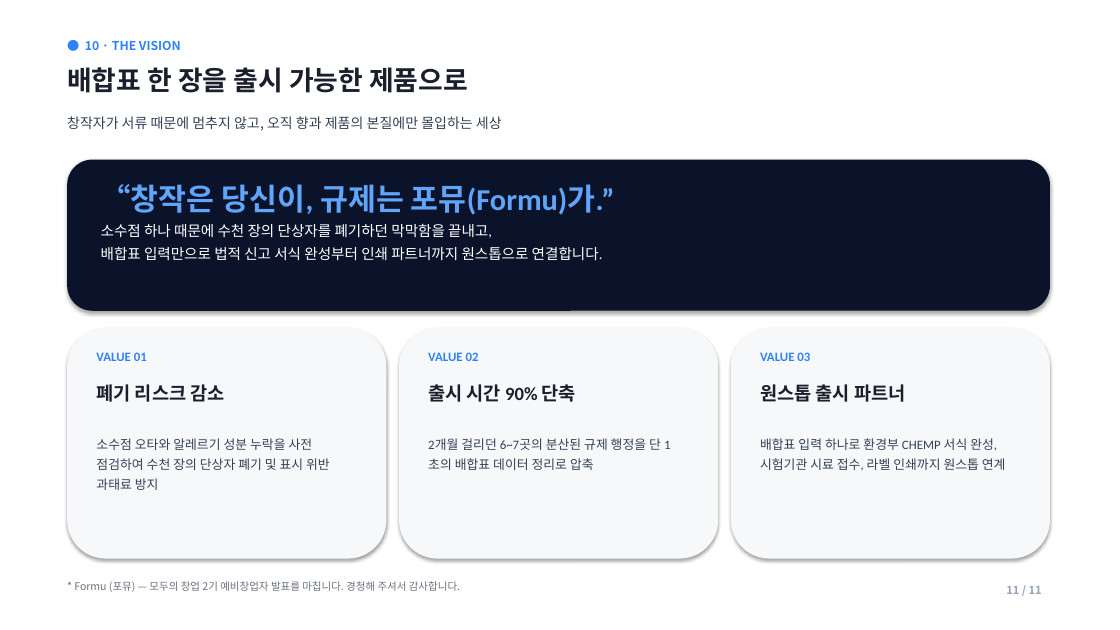
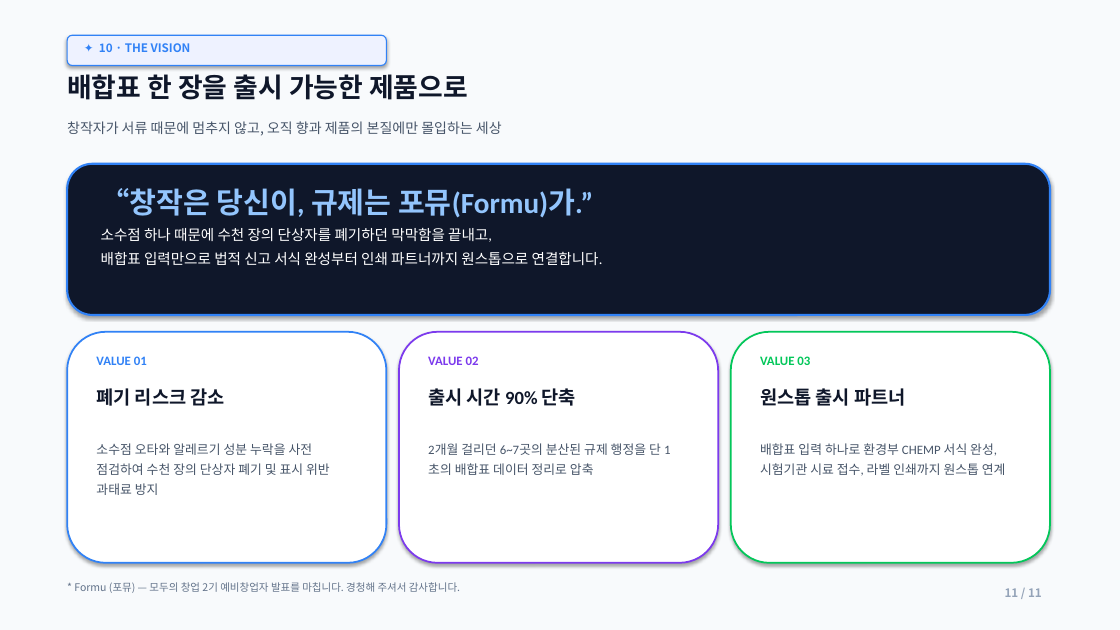
Before and after one commit to lita-lilith16/formu-landing, a slide deck: slide 11 of public/formu_pitch_deck.pptx. Drawn at 1120x630 pixels with LibreOffice and Linux fonts; fonts in the diff are those of the drawing. Boxes give left, top, right and bottom in pixels: in the first picture for what was removed or moved away, otherwise in the second. Text is boxed around its words. In the diff, an @@ line names an element or a change of style, - is before the commit and + after.

Commit message:
feat(pitch-deck): apply 3D glassmorphism reference style with blue-purple-white palette, Kanban scheduling, exploded architecture, and bold metric cards

```diff
--- a/public/formu_pitch_deck.pptx
+++ b/public/formu_pitch_deck.pptx
@@ rectangle at (0, 0, 1120, 630): fill #FFFFFF to #F8FAFC @@
@@ rounded rectangle added at (67, 35, 386, 66), fill #EEF2FF, outline #3182F6 1 pt @@
@@ text at (99, 43, 191, 52): text changed; size 10.5 to 10 pt @@
-● 10 · THE VISION
+✦ 10 · THE VISION
@@ text colour #1A1F2C to #0F172A in 4 elements at (96, 388, 224, 406), (428, 388, 576, 406), (760, 388, 905, 406), (67, 74, 468, 100) @@
@@ text colour #334155 to #475569 in 4 elements at (96, 443, 330, 495), (428, 443, 661, 475), (760, 443, 1006, 476), (67, 121, 502, 136) @@
@@ rounded rectangle at (67, 164, 1050, 315): fill #0B132B to #0F172A; outline none to #3182F6 1.8 pt @@
@@ text "“창작은 당신이, 규제는 포뮤(Formu)가.”" at (101, 188, 603, 265): size 26 to 25 pt, text colour #60A5FA to #93C5FD in "“창작은 당신이, 규제는 포뮤(Formu)가.”"; line spacing 1.3 to 1.35 @@
@@ rounded rectangle at (67, 332, 386, 563): fill #F7F8FA to #FFFFFF; outline none to #3182F6 1.5 pt @@
@@ rounded rectangle at (399, 332, 718, 563): fill #F7F8FA to #FFFFFF; outline none to #7C3AED 1.5 pt @@
@@ text "VALUE 02" at (428, 356, 479, 365): text colour #3182F6 to #7C3AED @@
@@ 4 rounded rectangles, 2 texts: place and size @@
-4 rounded rectangles, 2 texts at (67, 67, 1050, 559)
+4 rounded rectangles, 2 texts at (67, 74, 1050, 563)
@@ rounded rectangle at (731, 332, 1050, 563): fill #F7F8FA to #FFFFFF; outline none to #03C75A 1.5 pt @@
@@ text "VALUE 03" at (760, 356, 810, 365): text colour #3182F6 to #03C75A @@
@@ text "11 / 11" at (1005, 588, 1042, 597): size 9.5 to 10 pt @@
```
Also in this commit, not shown: 10 other slides changed, 1 other file.
